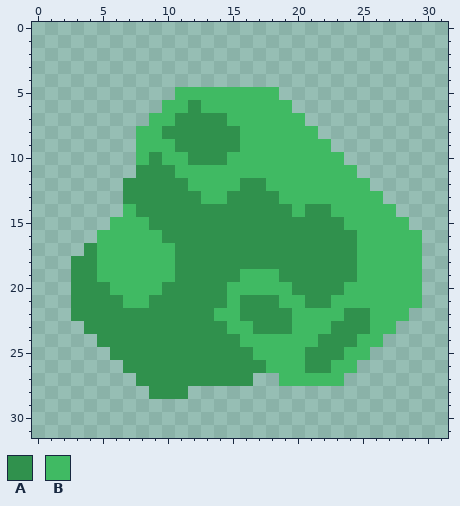
Pixel-art sprite -- sprites/items/argus.png. Above is the file before it was changed.
The file is 32x32 pixels.
Palette (. is transparent): A #30914d  B #40ba63
Pixels before, first column x 3:
 5 ........BBBBBBBB...........
 6 .......BBABBBBBBB..........
 7 ......BBAAAABBBBBB.........
 8 .....BBAAAAAABBBBBB........
 9 .....BBBAAAAABBBBBBB.......
10 .....BABBAAABBBBBBBBB......
11 .....AAABBBBBBBBBBBBBB.....
12 ....AAAAABBBBAABBBBBBBB....
13 ....AAAAAABBAAAABBBBBBBB...
14 ....BAAAAAAAAAAAABAABBBBB..
15 ...BBBAAAAAAAAAAAAAAABBBBB.
16 ..BBBBBAAAAAAAAAAAAAAABBBBB
17 .ABBBBBBAAAAAAAAAAAAAABBBBB
18 AABBBBBBAAAAAAAAAAAAAABBBBB
19 AABBBBBBAAAAABBBAAAAAABBBBB
20 AAABBBBAAAAABBBBBAAAABBBBBB
21 AAAABBAAAAAABAAABBAABBBBBBB
22 AAAAAAAAAAABBAAAABBBBAABBB.
23 .AAAAAAAAAAABBAAABBBAAABB..
24 ..AAAAAAAAAAABBBBBBAAABB...
25 ...AAAAAAAAAAABBBBAAABB....
26 ....AAAAAAAAAAABBBAABB.....
27 .....AAAAAAAAA..BBBBB......
28 ......AAA..................
The same view after the edit:
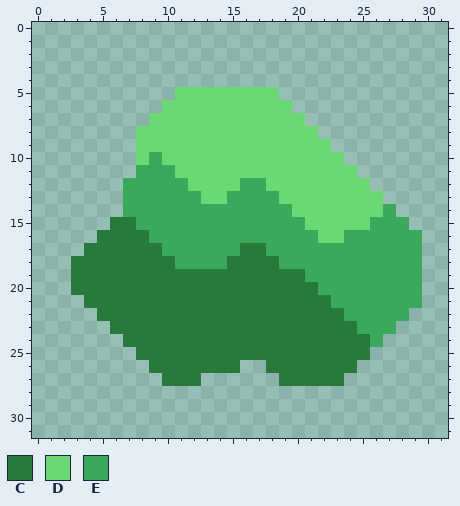
Colours new in this view: C #287a3c  D #6bd973  E #3aa95b
Changes in this commit:
Changed rows in their new state; - is an unchanged pixel.
first column x 3:
 5 --------DDDDDDDD-----------
 6 -------DDDDDDDDDD----------
 7 ------DDDDDDDDDDDD---------
 8 -----DDDDDDDDDDDDDD--------
 9 -----DDDDDDDDDDDDDDD-------
10 -----DEDDDDDDDDDDDDDD------
11 -----EEEDDDDDDDDDDDDDD-----
12 ----EEEEEDDDDEEDDDDDDDD----
13 ----EEEEEEDDEEEEDDDDDDDD---
14 ----EEEEEEEEEEEEEDDDDDDDE--
15 ---CCEEEEEEEEEEEEEDDDDDEEE-
16 --CCCCEEEEEEEEEEEEEDDEEEEEE
17 -CCCCCCEEEEEECCEEEEEEEEEEEE
18 CCCCCCCCEEEECCCCEEEEEEEEEEE
19 CCCCCCCCCCCCCCCCCCEEEEEEEEE
20 CCCCCCCCCCCCCCCCCCCEEEEEEEE
21 .CCCCCCCCCCCCCCCCCCCEEEEEEE
22 ..CCCCCCCCCCCCCCCCCCCEEEEE-
23 -..CCCCCCCCCCCCCCCCCCCEEE--
24 --..CCCCCCCCCCCCCCCCCCCE---
25 ---..CCCCCCCCCCCCCCCCCC----
26 ----..CCCCCCC..CCCCCCC-----
27 -----..CCC....--CCCCC------
28 ------...------------------
Where, in picture pixels (left, top, right, bottom), the same in both pictures:
changed: (71, 87, 422, 399)
